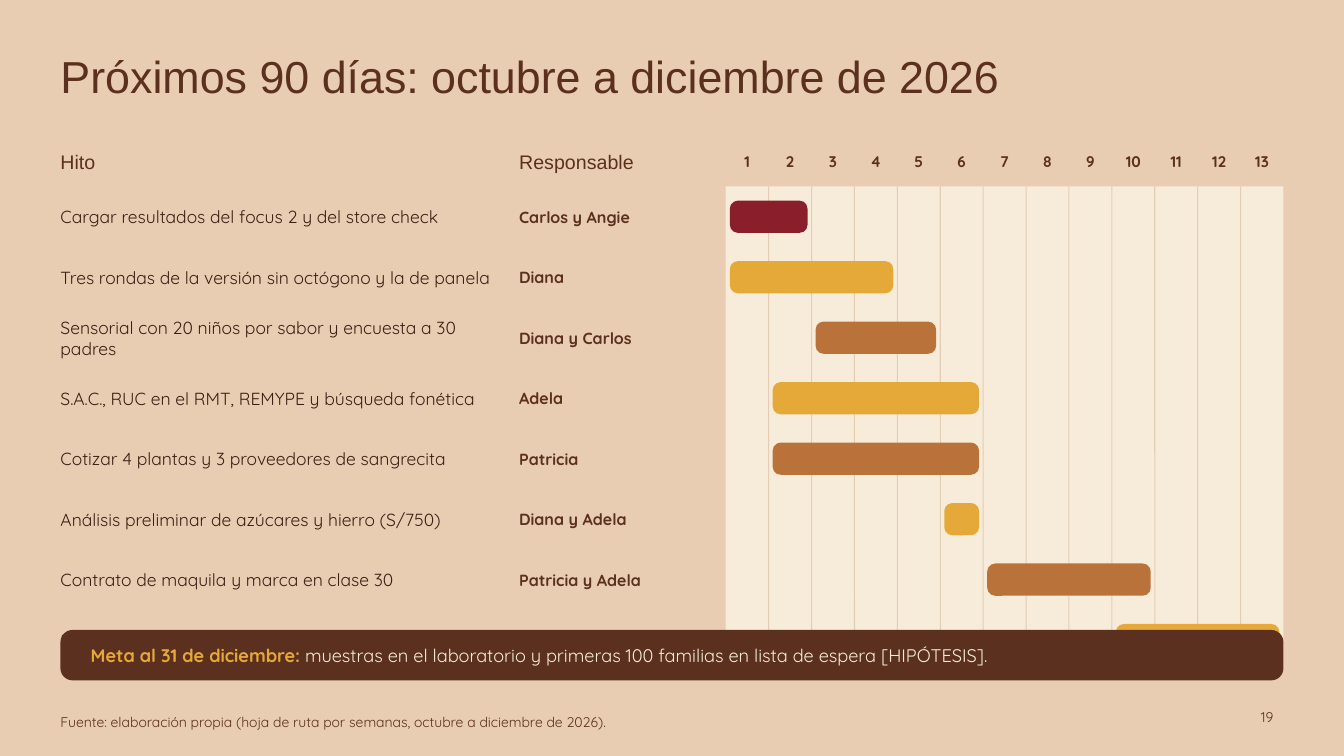
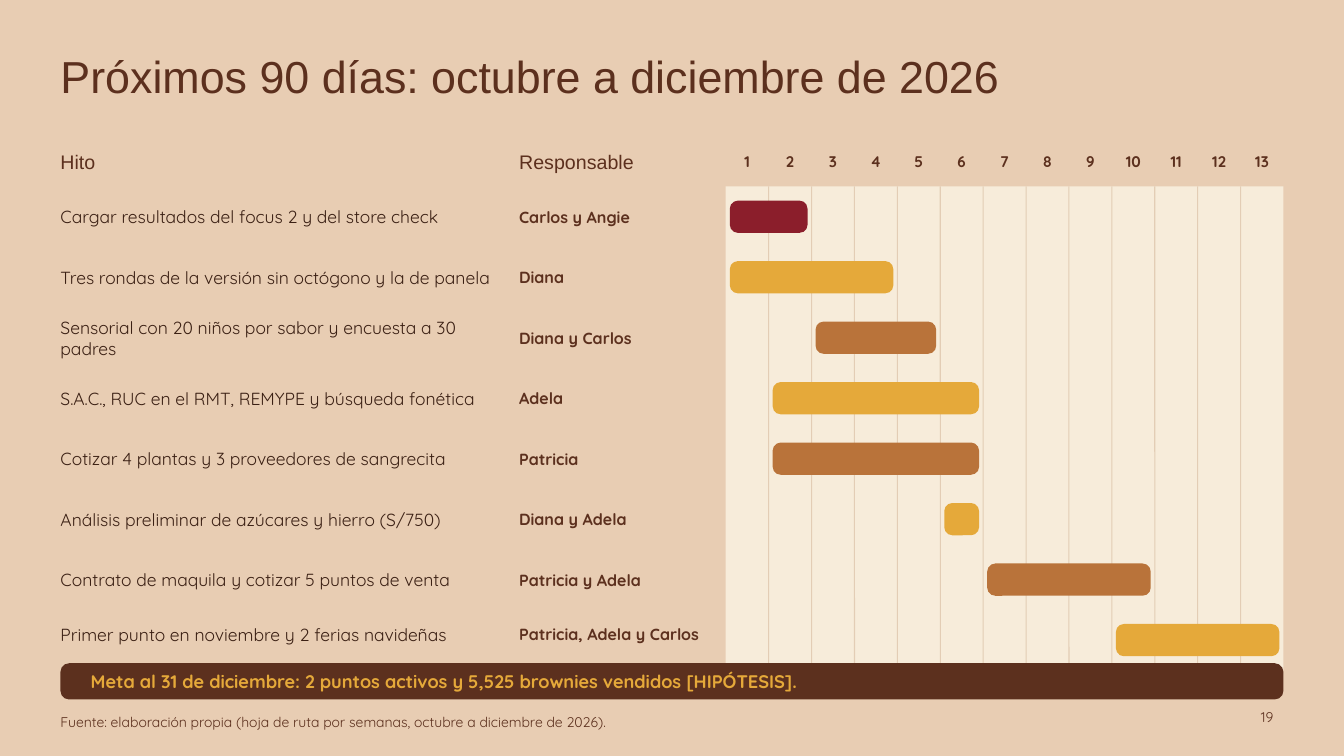
Before and after one commit to Darknow-web/Desarrollo-y-lanzamiento-de-producto-y-marca, a slide deck: slide 19 of 04-reformulacion/T1-presentacion-AndiBite-2-0.pptx. Drawn at 1344x756 pixels with LibreOffice and Linux fonts; fonts in the diff are those of the drawing. Boxes give left, top, right and bottom in pixels: in the first picture for what was removed or moved away, otherwise in the second. Text is boxed around its words. In the diff, an @@ line names an element or a change of style, - is before the commit and + after.

```diff
--- a/04-reformulacion/T1-presentacion-AndiBite-2-0.pptx
+++ b/04-reformulacion/T1-presentacion-AndiBite-2-0.pptx
@@ text at (60,573,449,590): text changed @@
-Contrato de maquila y marca en clase 30
+Contrato de maquila y cotizar 5 puntos de venta
@@ text at (60,628,446,645): text changed @@
-Lote piloto, muestras al laboratorio y lista de espera
+Primer punto en noviembre y 2 ferias navideñas
@@ text "Patricia, Adela y Carlos" rewrapped from (519,629,699,651) to (519,628,699,643) @@
@@ rounded rectangle: place and size @@
-rounded rectangle at (60,630,1284,681)
+rounded rectangle at (60,663,1284,700)
@@ text at (91,671,797,692): text changed; text colour #F7ECDA to #E5A93A; bold on @@
-Meta al 31 de diciembre: muestras en el laboratorio y primeras 100 familias en lista de espera [HIPÓTESIS].
+Meta al 31 de diciembre: 2 puntos activos y 5,525 brownies vendidos [HIPÓTESIS].
```
Also in this commit, not shown: 13 other slides changed, 1 other file.
